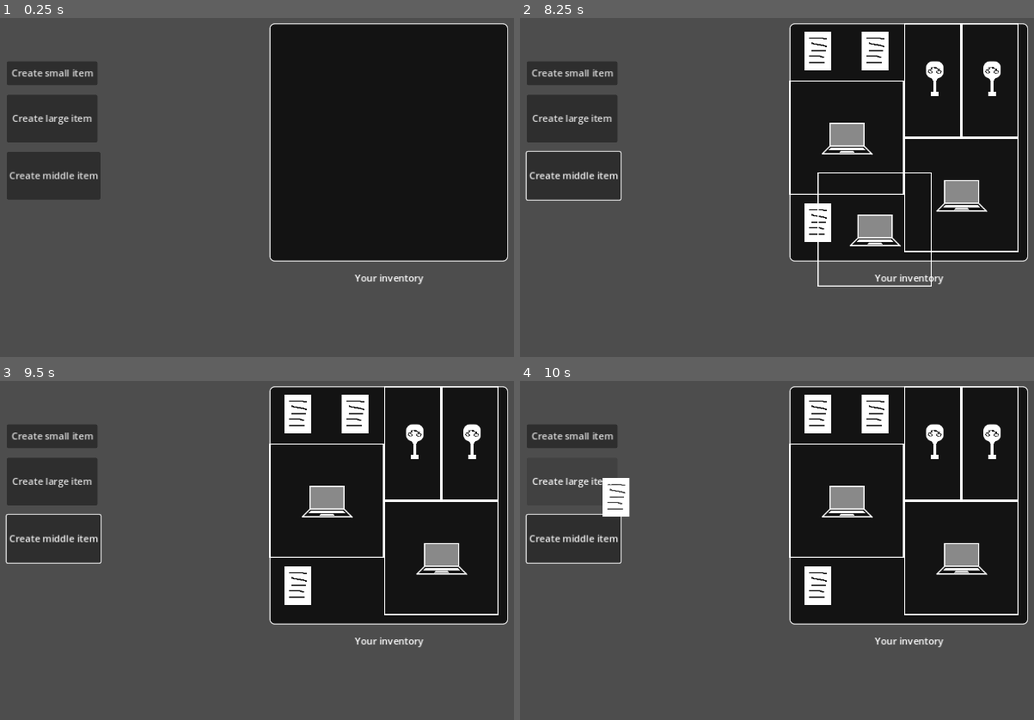
Above: before the commit, frames 1-4 (two rows, left to right).
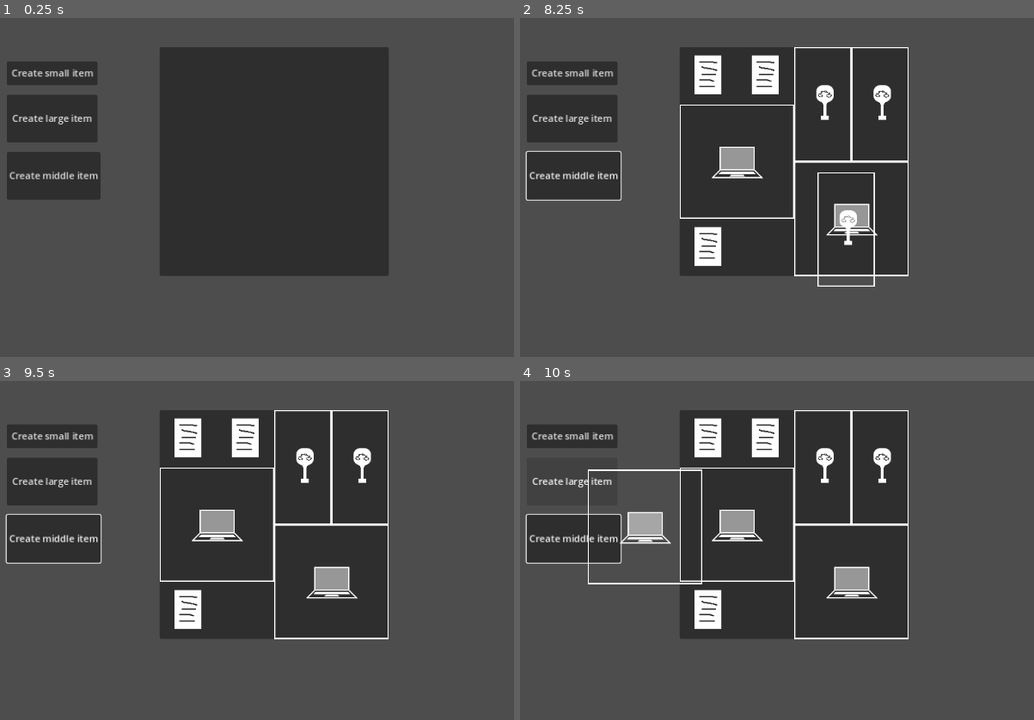
Above: after the commit, the same moments.

Repository: Yni-Viar/godot-scalable-inventory
Game: Godot game, scene res://InventorySystem/TileInventory/Inventory.tscn
The game is run twice, just before and just after one commit, with the same random seed, the same clock (stepped at 60 frames per second) and the same inputs. Before the commit the project starts from res://InventorySystem/StorageInventory/InventorySpace.tscn.
Inputs (mouse positions are in pixels of both pictures, inside the frame that each line leads up to):
- Up to frame 1 (0.25 s): no input
- Up to frame 2 (8.25 s): click "Create small item" at 0.5 s; click "Create large item" at 1.25 s; click "Create middle item" at 2 s; click "Create small item" at 2.75 s; click "Create large item" at 3.5 s; click "Create middle item" at 4.25 s; click "Create small item" at 5 s; click "Create large item" at 5.75 s; click "Create middle item" at 6.5 s; tap Enter at 7.25 s; drag from (818, 51) to (864, 79) at 7.27 s; drag from (848, 136) to (761, 241) at 8.02 s
- Up to frame 3 (9.5 s): move the mouse to (411, 442) at 8.77 s; click (411, 442) at 8.92 s
- Up to frame 4 (10 s): tap Space at 9.5 s; drag from (818, 587) to (586, 469) at 9.52 s

The runs differ from the first frame. In frame 1, 48% of the frame differs, in the area x 31-99%, y 1-79%; in frame 2, 47%; in frame 3, 47%; in frame 4, 49%, in the area x 13-99%, y 1-79%.

Commit message:
V3
Rewrite the inventory

Diff:
--- a/src/InventorySystem/StorageInventory/InventoryManagement.gd
+++ /dev/null
@@ -1,128 +0,0 @@
-extends Control
-## Main inventory function, except dragging items
-## Made by hamburgear, improved by Yni, licensed under Unlicense.
-class_name InventoryPanel
-
-## Calls if item is added
-signal item_added(item_id: int)
-## Calls when item is removed
-signal item_removed(item_id: int)
-@onready var inventory_panel = $InventoryPanel
-## Size of smallest available tile
-@export var tile_size: Vector2 = Vector2(96, 96)
-# Dimensions (unused)
-# @export var dimensions: Vector2i = Vector2i(4, 4)
-## Maximum items, that are outside player's inventory
-@export var max_items_outside_inventory = 4
-## Path to item DB (replace with your own value)
-var item_res_path: ItemRes
-## Items array
-var items_array: Array[TextureRect] = []
-## Item is selected check
-var is_item_selected: bool = false
-## Selected item prefab
-var selected_item: TextureRect
-# deprecated dragging check (now I use internal Godot features to handle item move
-#var is_dragging: bool = false
-## Item previous position (necessary for checking if item is outside of inventory)
-var item_prev_position: Vector2 = Vector2.ZERO
-## Selected item prefab's Z index
-var selected_item_z_index: int = 1000
-
-# Called when the node enters the scene tree for the first time.
-func _ready():
-	# Replace with your own value
-	#item_res_path = get_tree().root.get_node("Main/Game").game_data
-	item_res_path = load("res://InventorySystem/Items/Items.tres")
-
-#@rpc("any_peer", "call_local")
-## Adds item to loot storage
-func add_item(item_id: int) -> void:
-	var item: Item = item_res_path.items[item_id]
-	var item_prefab: InventorySlot = InventorySlot.new()
-	# Temp position
-	item_prefab.global_position = Vector2(-16, -16)
-	item_prefab.item_id = item.id
-	item_prefab.texture = item.texture_tiled
-	item_prefab.mouse_filter = Control.MOUSE_FILTER_STOP
-	item_prefab.connect("gui_input", Callable(self, "on_gui_input").bind(item_prefab))
-	$InventoryPanel.add_child(item_prefab, true)
-	# Auto-align item in inventory
-	for i in range($InventoryPanel.max_items.x):
-		for j in range($InventoryPanel.max_items.y):
-			if item_move(item_prefab, Vector2(tile_size.x * i + 8, tile_size.y * j + 8)):
-				return
-	# If there is no place - no item will be picked
-	item_prefab.queue_free()
-
-
-## Handles selecting and removing items
-func on_gui_input(event: InputEvent, prefab: InventorySlot):
-	if event.is_action_pressed("inventory_select"):
-		is_item_selected = true
-		selected_item = prefab
-		selected_item.z_index = selected_item_z_index
-		item_prev_position = prefab.position
-
-	#if Input.is_action_just_released("inventory_select"):
-		#get_parent().get_parent().rpc("hold_item", prefab.item_id)
-		#get_tree().root.get_node("Main/Game/PlayerUI").input_values("inventory")
-
-	#if event is InputEventMouseMotion:
-		#if is_item_selected:
-			#is_dragging = true
-	# touch screen
-	#elif event is InputEventScreenDrag:
-		#if is_item_selected:
-			#is_dragging = true
-
-	if event.is_action_released("inventory_select"):
-		selected_item.z_index = 0
-
-		is_item_selected = false
-		#is_dragging = false
-		selected_item = null
-
-	if event.is_action_released("inventory_remove_item"):
-		remove_item(prefab.get_path(), true)
-## Moves item to the inventory or change position inside inventory.
-func item_move(item: InventorySlot, pos: Vector2) -> bool:
-	var status: bool = true
-	item.position = pos.snapped(tile_size)
-	# If item outside inventory borders - reset to initial position
-	if !$InventoryPanel.get_rect().intersection(item.get_global_rect()) == item.get_global_rect():
-		item.position = item_prev_position
-		status = false
-	# If item intersets with items - reset to initial position
-	for item_check in items_array:
-		if item_check.name != item.name:
-			if item_check.get_rect().intersects(item.get_rect()):
-				item.position = item_prev_position
-				status = false
-	# Add item signal
-	if item.first_start && status:
-		items_array.append(item)
-		item_added.emit(item.item_id)
-		item.first_start = false
-	item_prev_position = Vector2.ZERO
-	return status
-## Removes item and calls signal (e.g. for dropping item on the ground)
-#@rpc("any_peer", "call_local")
-func remove_item(prefab_path: String, spawn_item: bool) -> void:
-	var prefab = get_node(prefab_path)
-	prefab.disconnect("gui_input", Callable(self, "on_gui_input").bind(prefab))
-	#if spawn_item:
-		#get_tree().root.get_node("Main/Game/Items").rpc("call_add_or_remove_item",true, prefab.item_id,
-			#"/root/Main/Game/" + str(multiplayer.get_unique_id()) + "/PlayerHead/ItemSpawn")
-	#get_tree().root.get_node("Main/Game/" + str(multiplayer.get_unique_id())).rpc("hold_item", -1)
-	item_removed.emit(prefab.item_id)
-	items_array.erase(prefab)
-	prefab.queue_free()
-## Helper function, for removing item by it's index, dependent on remove_item function
-func remove_item_by_index(index: int, spawn_item: bool) -> void:
-	var item: Item = item_res_path.items[index]
-	for node in get_children():
-		if "item_id" in node:
-			if node.item_id == index:
-				remove_item(node.get_path(), spawn_item)
-				return
--- a/src/InventorySystem/StorageInventory/InventorySlot.tscn
+++ /dev/null
@@ -1,8 +0,0 @@
-[gd_scene load_steps=2 format=3 uid="uid://c625o73wt84tt"]
-
-[ext_resource type="Script" path="res://InventorySystem/StorageInventory/InventorySlot.gd" id="1_vhstn"]
-
-[node name="InventorySlot" type="TextureRect"]
-offset_right = 32.0
-offset_bottom = 32.0
-script = ExtResource("1_vhstn")
--- a/src/InventorySystem/StorageInventory/InventorySpace.gd
+++ /dev/null
@@ -1,22 +0,0 @@
-extends Panel
-## Inventory panel.
-## Made by Yni, licensed under Unlicense.
-class_name InventorySpace
-
-@export var max_items: Vector2i = Vector2i(4, 4)
-
-# Called when the node enters the scene tree for the first time.
-#func _ready():
-	#pass # Replace with function body.
-#
-#
-# Called every frame. 'delta' is the elapsed time since the previous frame.
-#func _process(delta):
-	#pass
-
-## the item could be dropped only inside inventory
-func _can_drop_data(at_position, data):
-	return true
-
-func _drop_data(at_position, data):
-	get_parent().item_move(data, at_position)
--- a/src/InventorySystem/StorageInventory/InventorySpace.tscn
+++ /dev/null
@@ -1,106 +0,0 @@
-[gd_scene load_steps=5 format=3 uid="uid://de8sgghqvldw3"]
-
-[ext_resource type="Script" path="res://InventorySystem/StorageInventory/InventoryManagement.gd" id="1_ofdvd"]
-[ext_resource type="Script" path="res://InventorySystem/StorageInventory/InventorySpace.gd" id="2_5nrmb"]
-[ext_resource type="Script" path="res://InventorySystem/Test.gd" id="3_cxk41"]
-
-[sub_resource type="StyleBoxFlat" id="StyleBoxFlat_5oml0"]
-bg_color = Color(0, 0, 0, 0.752941)
-border_width_left = 2
-border_width_top = 2
-border_width_right = 2
-border_width_bottom = 2
-corner_radius_top_left = 8
-corner_radius_top_right = 8
-corner_radius_bottom_right = 8
-corner_radius_bottom_left = 8
-
-[node name="Inventory" type="Control"]
-layout_mode = 3
-anchors_preset = 15
-anchor_right = 1.0
-anchor_bottom = 1.0
-grow_horizontal = 2
-grow_vertical = 2
-mouse_filter = 2
-script = ExtResource("1_ofdvd")
-
-[node name="InventoryPanel" type="Panel" parent="."]
-layout_mode = 1
-anchors_preset = -1
-anchor_left = 0.493
-anchor_top = 0.136
-anchor_right = 0.84
-anchor_bottom = 0.753
-offset_left = 0.0639648
-offset_top = -0.128006
-offset_right = 0.319946
-offset_bottom = 0.0559998
-grow_horizontal = 2
-grow_vertical = 2
-theme_override_styles/panel = SubResource("StyleBoxFlat_5oml0")
-script = ExtResource("2_5nrmb")
-
-[node name="Label" type="Label" parent="."]
-layout_mode = 1
-anchors_preset = -1
-anchor_left = 0.667
-anchor_top = 0.87
-anchor_right = 0.667
-anchor_bottom = 0.87
-offset_left = -64.384
-offset_top = -59.76
-offset_right = 64.616
-offset_bottom = -36.76
-grow_horizontal = 2
-grow_vertical = 2
-text = "Your inventory"
-horizontal_alignment = 1
-
-[node name="Button" type="Button" parent="."]
-layout_mode = 1
-anchors_preset = -1
-anchor_left = 0.413
-anchor_top = 0.056
-anchor_right = 0.413
-anchor_bottom = 0.056
-offset_left = -347.776
-offset_top = 115.712
-offset_right = -195.776
-offset_bottom = 155.712
-text = "Create small item"
-script = ExtResource("3_cxk41")
-
-[node name="Button2" type="Button" parent="."]
-layout_mode = 1
-anchors_preset = -1
-anchor_left = 0.413
-anchor_top = 0.173
-anchor_right = 0.413
-anchor_bottom = 0.173
-offset_left = -347.776
-offset_top = 95.896
-offset_right = -195.776
-offset_bottom = 175.896
-text = "Create large item"
-script = ExtResource("3_cxk41")
-item_index = 1
-
-[node name="Button3" type="Button" parent="."]
-layout_mode = 1
-anchors_preset = -1
-anchor_left = 0.417
-anchor_top = 0.321
-anchor_right = 0.417
-anchor_bottom = 0.321
-offset_left = -352.384
-offset_top = 95.992
-offset_right = -195.384
-offset_bottom = 175.992
-text = "Create middle item"
-script = ExtResource("3_cxk41")
-item_index = 2
-
-[connection signal="pressed" from="Button" to="Button" method="_on_pressed"]
-[connection signal="pressed" from="Button2" to="Button2" method="_on_pressed"]
-[connection signal="pressed" from="Button3" to="Button3" method="_on_pressed"]
--- a/src/InventorySystem/Test.gd
+++ b/src/InventorySystem/Test.gd
@@ -4,4 +4,4 @@
 @export var item_index: int = 0
 
 func _on_pressed():
-	get_parent().add_item(item_index)
+	get_parent().get_node("Inventory").add_item(item_index)
--- /dev/null
+++ b/src/InventorySystem/TileInventory/Inventory.gd
@@ -0,0 +1,70 @@
+extends Panel
+## Tile inventory system
+## Made by Yni, licensed under CC0
+class_name Inventory
+
+var game_data: ItemRes
+@export var tile_size: int = 96
+@export var max_tiles: Vector2i = Vector2i(4, 4)
+
+var _items: Array[InventorySlot]
+
+# Called when the node enters the scene tree for the first time.
+func _ready() -> void:
+	game_data = load("res://InventorySystem/Items/Items.tres")
+
+# Called every frame. 'delta' is the elapsed time since the previous frame.
+func _process(delta: float) -> void:
+	pass
+
+func add_item(item_id: int):
+	var item_prefab: InventorySlot = InventorySlot.new()
+	item_prefab.item_id = item_id
+	item_prefab.texture = game_data.items[item_id].texture_tiled
+	add_child(item_prefab)
+	item_prefab.position = Vector2(-16, -16)
+	_items.append(item_prefab)
+	# Auto-align item in inventory
+	for i in range(max_tiles.x):
+		for j in range(max_tiles.y):
+			if item_move(item_prefab, Vector2(tile_size * i + 8, tile_size * j + 8)):
+				return
+	# If there is no place - no item will be picked
+	item_remove(item_prefab, true)
+
+func item_move(prefab: InventorySlot, pos: Vector2) -> bool:
+	pos = pos.snappedf(tile_size)
+	var prev_pos = prefab.position
+	prefab.position = pos
+	if prefab.get_global_rect().intersection(get_global_rect()) != prefab.get_global_rect():
+		prefab.position = prev_pos
+		return false
+	for item in _items:
+		if prefab.get_global_rect().intersects(item.get_global_rect()) && item != prefab:
+			prefab.position = prev_pos
+			return false
+	return true
+
+func item_remove(item: InventorySlot, drop: bool) -> bool:
+	for i in _items:
+		if i == item:
+			if drop:
+				# Create drop item mechanic
+				pass
+			_items.erase(i)
+			i.queue_free()
+			return true
+	print("No item for delete found")
+	return false
+
+func use_item(item: InventorySlot):
+	if game_data.items[item.item_id].usage != 0:
+		item_remove(item, game_data.items[item.item_id].usage == 2)
+	# write usage mechanic
+
+## the item could be dropped only inside inventory
+func _can_drop_data(at_position, data):
+	return true
+
+func _drop_data(at_position, data):
+	item_move(data, at_position)
--- /dev/null
+++ b/src/InventorySystem/TileInventory/Inventory.tscn
@@ -0,0 +1,75 @@
+[gd_scene load_steps=3 format=3 uid="uid://b873qhix27cmo"]
+
+[ext_resource type="Script" path="res://InventorySystem/TileInventory/Inventory.gd" id="1_itc8o"]
+[ext_resource type="Script" path="res://InventorySystem/Test.gd" id="2_238v0"]
+
+[node name="Control" type="Control"]
+layout_mode = 3
+anchors_preset = 15
+anchor_right = 1.0
+anchor_bottom = 1.0
+grow_horizontal = 2
+grow_vertical = 2
+
+[node name="Inventory" type="Panel" parent="."]
+layout_mode = 1
+anchors_preset = 8
+anchor_left = 0.5
+anchor_top = 0.5
+anchor_right = 0.5
+anchor_bottom = 0.5
+offset_left = -192.0
+offset_top = -196.0
+offset_right = 192.0
+offset_bottom = 188.0
+grow_horizontal = 2
+grow_vertical = 2
+script = ExtResource("1_itc8o")
+
+[node name="Button" type="Button" parent="."]
+layout_mode = 1
+anchors_preset = -1
+anchor_left = 0.413
+anchor_top = 0.056
+anchor_right = 0.413
+anchor_bottom = 0.056
+offset_left = -347.776
+offset_top = 115.712
+offset_right = -195.776
+offset_bottom = 155.712
+text = "Create small item"
+script = ExtResource("2_238v0")
+
+[node name="Button2" type="Button" parent="."]
+layout_mode = 1
+anchors_preset = -1
+anchor_left = 0.413
+anchor_top = 0.173
+anchor_right = 0.413
+anchor_bottom = 0.173
+offset_left = -347.776
+offset_top = 95.896
+offset_right = -195.776
+offset_bottom = 175.896
+text = "Create large item"
+script = ExtResource("2_238v0")
+item_index = 1
+
+[node name="Button3" type="Button" parent="."]
+layout_mode = 1
+anchors_preset = -1
+anchor_left = 0.417
+anchor_top = 0.321
+anchor_right = 0.417
+anchor_bottom = 0.321
+offset_left = -352.384
+offset_top = 95.992
+offset_right = -195.384
+offset_bottom = 175.992
+text = "Create middle item"
+script = ExtResource("2_238v0")
+item_index = 2
+
+[connection signal="pressed" from="Button" to="Button" method="_on_pressed"]
+[connection signal="pressed" from="Button2" to="Button2" method="_on_pressed"]
+[connection signal="pressed" from="Button3" to="Button3" method="_on_pressed"]
--- a/src/InventorySystem/StorageInventory/InventorySlot.gd
+++ b/src/InventorySystem/TileInventory/InventorySlot.gd
@@ -1,17 +1,19 @@
 extends TextureRect
 ## Inventory slot
-## Made by Yni, licensed under Unlicense.
+## Made by Yni, licensed under CC0.
 class_name InventorySlot
 
 ## Item ID
 @export var item_id: int
-## Checks, if the item is ACTUALLY put in the inventory, and is not in the dock
-var first_start: bool = true
 
 # Called when the node enters the scene tree for the first time.
 func _ready():
 	pass # Replace with function body.
 
+func _input(event: InputEvent) -> void:
+	if event is InputEventMouseButton:
+		if event.double_click && event.is_action_pressed("item_use"):
+			get_parent().use_item(self)
 
 # Called every frame. 'delta' is the elapsed time since the previous frame.
 func _process(delta):
--- a/src/project.godot
+++ b/src/project.godot
@@ -12,7 +12,7 @@
 
 config/name="Godot Tile Inventory"
 config/tags=PackedStringArray("inventory", "template")
-run/main_scene="res://InventorySystem/StorageInventory/InventorySpace.tscn"
+run/main_scene="res://InventorySystem/TileInventory/Inventory.tscn"
 config/features=PackedStringArray("4.3", "GL Compatibility")
 config/icon="res://icon.png"
 
Binary file removed: src/InventorySystem/StorageInventory/InventoryItemBackground.png
Not shown, removed: src/InventorySystem/StorageInventory/InventoryItemBackground.png.import
Binary file removed: src/InventorySystem/StorageInventory/InventoryItemLarge.png
Not shown, removed: src/InventorySystem/StorageInventory/InventoryItemLarge.png.import
Not shown, changed: README.md
Not shown, removed: src/InventorySystem/StorageInventory/LICENSE
